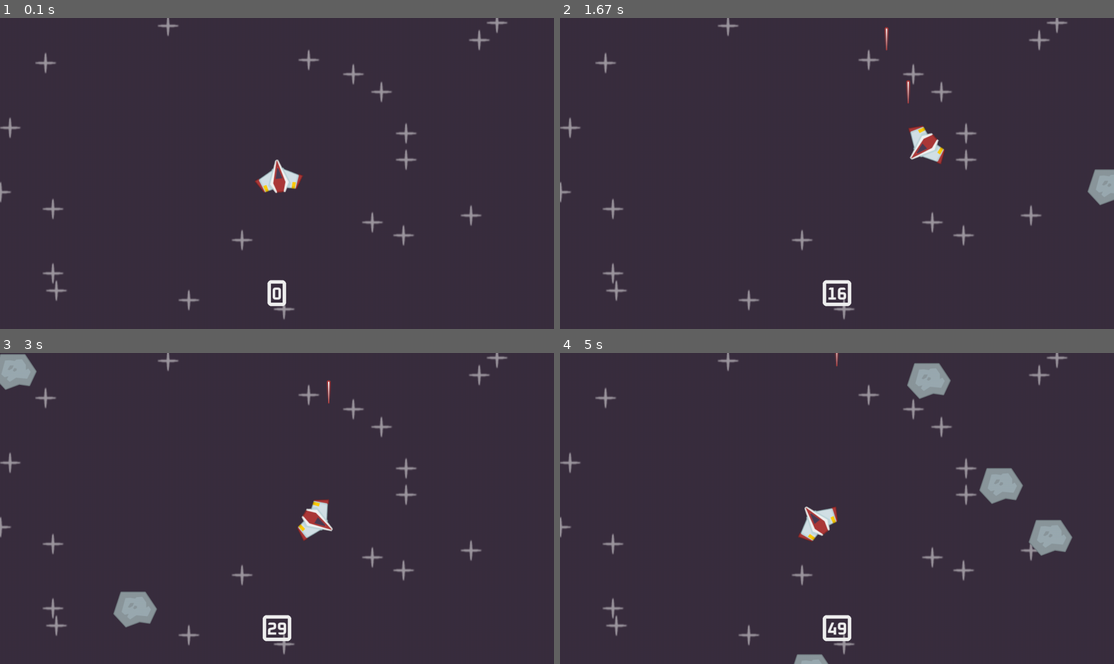
Above: before the commit, frames 1-4 (two rows, left to right).
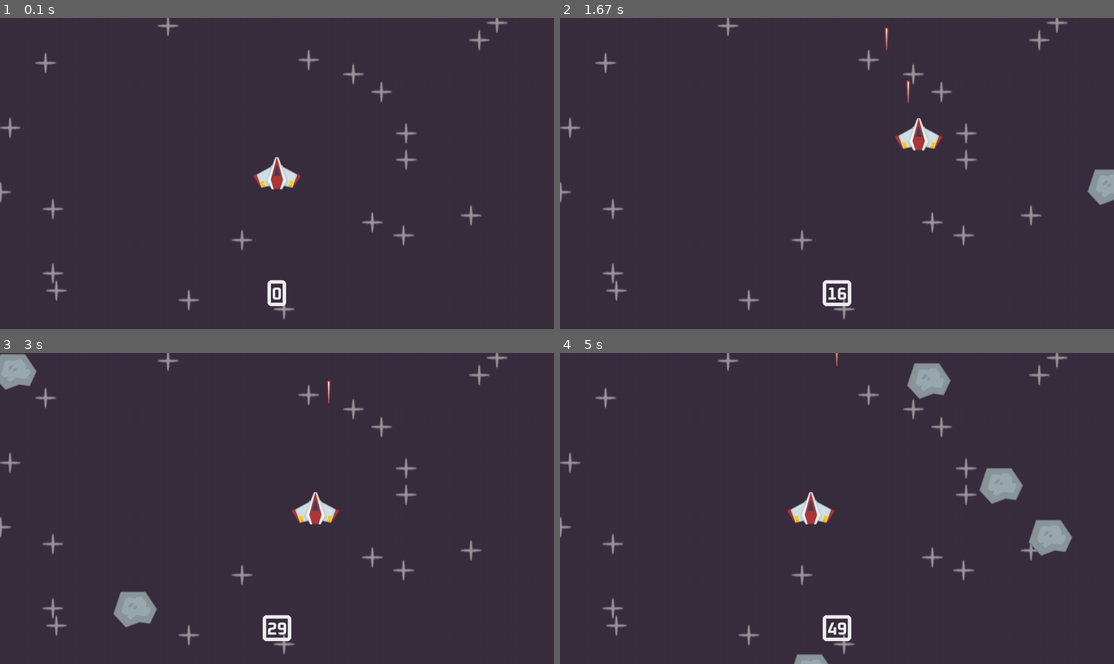
Above: after the commit, the same moments.

Repository: StefMcCuistion/PyGame-Practice-Exercises
Game: pygame game, started from src/space_shooter/code/main.py
The game is run twice, just before and just after one commit, with the same random seed, the same clock (stepped at 60 frames per second) and the same inputs.
Inputs:
- Up to frame 1 (0.1 s): no input
- Up to frame 2 (1.67 s): tap Space at 0.33, 0.73, 1.03, 1.23, 1.57 s; hold Right 0.67-1.13 s; hold Up 1.17-1.47 s; hold Right from 1.5 s (still down)
- Up to frame 3 (3 s): tap Space at 1.87, 2.07, 2.37, 2.63, 2.97 s; release Right at 1.97 s; hold Left 2-2.53 s; hold Down 2.57-2.87 s; hold Left from 2.9 s (still down)
- Up to frame 4 (5 s): tap Space at 3.27, 3.4, 4.47, 4.87 s; release Left at 3.3 s; hold Up 3.33-3.7 s; hold Down 4.4-4.77 s; hold Left from 4.8 s (still down)

The runs differ from the first frame. In frame 1, 0.4% of the frame differs, in the area x 45-55%, y 44-57%; in frame 2, 0.7%; in frame 3, 0.6%; in frame 4, 0.7%, in the area x 40-51%, y 44-61%.

Commit message:
Removed continuous rotation of player along with old commented off code

Diff:
--- a/src/space_shooter/code/main.py
+++ b/src/space_shooter/code/main.py
@@ -6,22 +6,15 @@
     class Player(OwO.sprite.Sprite):
         def __init__(self, groups):
             super().__init__(groups)
-            self.og_surf = OwO.image.load(join('..', 'images', 'player.png')).convert_alpha()
-            self.image = self.og_surf
+            self.image = OwO.image.load(join('..', 'images', 'player.png')).convert_alpha()
             self.rect = self.image.get_frect(center = (W / 2, H / 2))
             self.dir = OwO.math.Vector2()
             self.speed = 300
-            self.rotation = 0
 
             # Cooldown
             self.can_shoot = True
             self.lazer_shoot_time = 0
             self.cooldown_duration = 400
-
-            # Mask
-            # self.mask = OwO.mask.from_surface(self.image)
-            # mask_surf = mask.to_surface()
-            # self.image = mask_surf
 
         def lazer_timer(self):
             if not self.can_shoot:
@@ -44,10 +37,6 @@
                 self.laser_shoot_time = OwO.time.get_ticks()
 
             self.lazer_timer()
-
-            # Continuous rotation
-            self.rotation += 80 * dt
-            self.image = OwO.transform.rotozoom(self.og_surf, self.rotation, 1)
 
     class Star(OwO.sprite.Sprite):
         def __init__(self, groups, surf):
